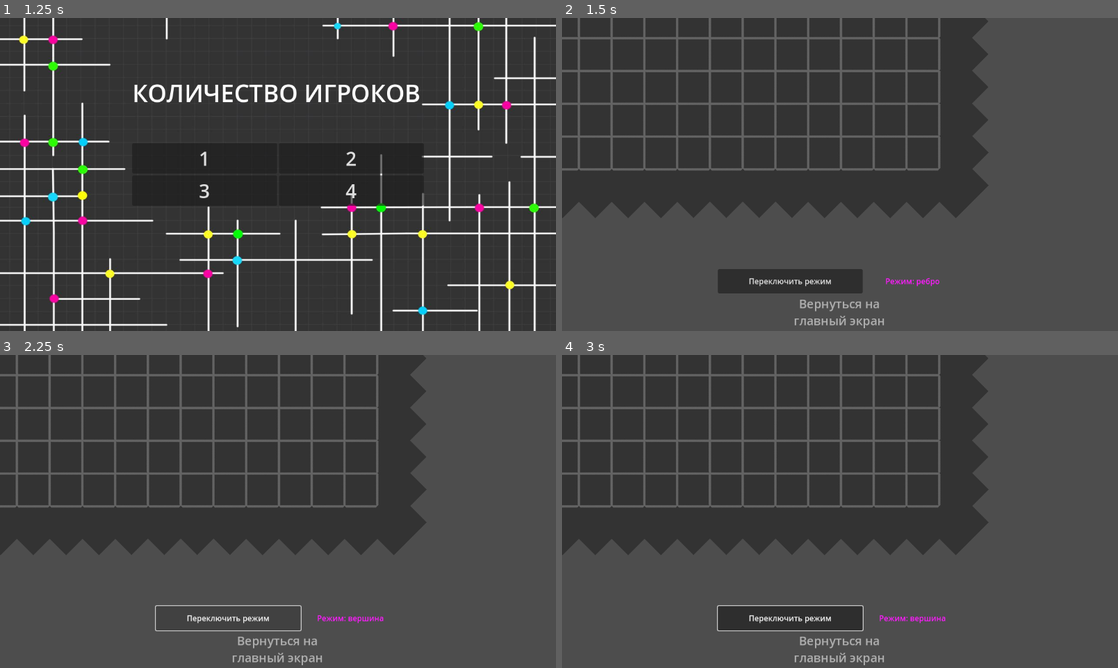
Above: before the commit, frames 1-4 (two rows, left to right).
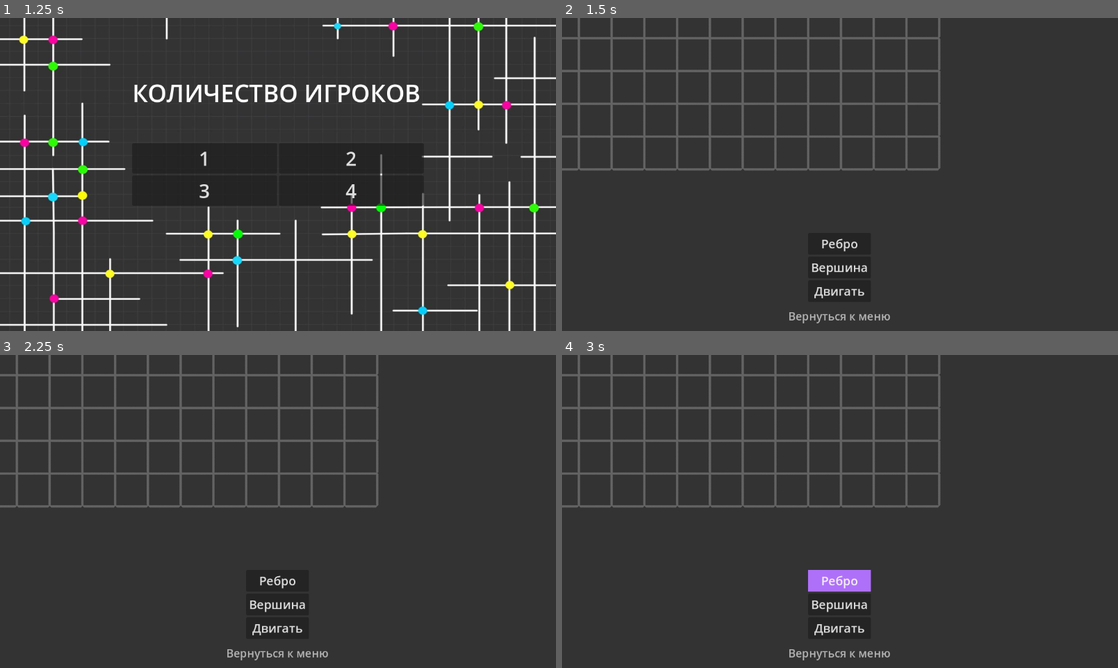
Above: after the commit, the same moments.

Repository: Rwarazor/UnknotGame
Game: Godot game, scene res://Scenes/menu.tscn
Two runs of this game, one before a commit and one after it. Both use one fixed random seed, a clock stepped at 60 frames per second and the inputs below.
Inputs (mouse positions are in pixels of both pictures, inside the frame that each line leads up to):
- Up to frame 1 (1.25 s): click "Новая игра" at 0.5 s
- Up to frame 2 (1.5 s): click "1" at 1.25 s
- Up to frame 3 (2.25 s): click (227, 617) at 2 s, where only the run before the commit has a clickable "Переключить режим"
- Up to frame 4 (3 s): click (840, 580) at 2.75 s, where only the run after the commit has a clickable "Ребро"

Frame 1 is identical in both runs. In frame 2, 52% of the frame differs, in the area x 0-100%, y 0-100%; in frame 3, 52%; in frame 4, 52%.
Error before the commit: Invalid call. Nonexistent function 'reset' in base 'Node'. (res://Scripts/game.gd:68)
Error after the commit: Invalid call. Nonexistent function 'reset' in base 'Node'. (res://Scripts/game.gd:72)

Commit message:
Game buttons added

Diff:
--- a/project/Scenes/game.tscn
+++ b/project/Scenes/game.tscn
@@ -20,21 +20,47 @@
 [ext_resource type="Texture2D" uid="uid://cjvdiee0psnw1" path="res://assets/tiles/edgeTileColor.png" id="11_pmc3y"]
 [ext_resource type="Texture2D" uid="uid://tn4qo46xgkfq" path="res://assets/tiles/edgeTileColorAlt.png" id="12_0jeec"]
 
-[sub_resource type="StyleBoxEmpty" id="StyleBoxEmpty_acbo1"]
-
-[sub_resource type="StyleBoxEmpty" id="StyleBoxEmpty_ct1wx"]
-
-[sub_resource type="StyleBoxEmpty" id="StyleBoxEmpty_s11b3"]
-
-[sub_resource type="StyleBoxEmpty" id="StyleBoxEmpty_bfpio"]
+[sub_resource type="StyleBoxFlat" id="StyleBoxFlat_1pxdb"]
+bg_color = Color(0.705882, 0.443137, 1, 0.901961)
+
+[sub_resource type="StyleBoxFlat" id="StyleBoxFlat_pbe13"]
+bg_color = Color(0.654902, 0.478431, 1, 0.686275)
+
+[sub_resource type="Theme" id="Theme_mbece"]
+Button/styles/focus = SubResource("StyleBoxFlat_1pxdb")
+Button/styles/hover = SubResource("StyleBoxFlat_pbe13")
+
+[sub_resource type="StyleBoxFlat" id="StyleBoxFlat_jmeyu"]
+bg_color = Color(0.313726, 0.745098, 0.219608, 0.854902)
+
+[sub_resource type="StyleBoxFlat" id="StyleBoxFlat_uoglr"]
+bg_color = Color(0.331044, 0.910394, 0.186062, 0.580392)
+
+[sub_resource type="Theme" id="Theme_0lt5d"]
+Button/styles/focus = SubResource("StyleBoxFlat_jmeyu")
+Button/styles/hover = SubResource("StyleBoxFlat_uoglr")
+
+[sub_resource type="StyleBoxFlat" id="StyleBoxFlat_dtqml"]
+bg_color = Color(0.32549, 0.596078, 1, 0.894118)
+
+[sub_resource type="StyleBoxFlat" id="StyleBoxFlat_24vg0"]
+bg_color = Color(0.294118, 0.619608, 0.92549, 0.705882)
+
+[sub_resource type="Theme" id="Theme_7gur6"]
+Button/styles/focus = SubResource("StyleBoxFlat_dtqml")
+Button/styles/hover = SubResource("StyleBoxFlat_24vg0")
+
+[sub_resource type="StyleBoxFlat" id="StyleBoxFlat_d2qaa"]
+bg_color = Color(0.6, 0.6, 0.6, 0)
+draw_center = false
+
+[sub_resource type="StyleBoxEmpty" id="StyleBoxEmpty_iwb36"]
 
 [sub_resource type="Theme" id="Theme_51ieo"]
-Button/colors/font_color = Color(0.690196, 0.690196, 0.690196, 1)
+Button/colors/font_color = Color(1, 1, 1, 0.635294)
 Button/font_sizes/font_size = 25
-Button/styles/focus = SubResource("StyleBoxEmpty_acbo1")
-Button/styles/hover = SubResource("StyleBoxEmpty_ct1wx")
-Button/styles/normal = SubResource("StyleBoxEmpty_s11b3")
-Button/styles/pressed = SubResource("StyleBoxEmpty_bfpio")
+Button/styles/hover = SubResource("StyleBoxFlat_d2qaa")
+Button/styles/normal = SubResource("StyleBoxEmpty_iwb36")
 
 [sub_resource type="TileSetAtlasSource" id="TileSetAtlasSource_ki6yq"]
 texture = ExtResource("3_1fxtn")
@@ -146,8 +172,9 @@
 size_flags_vertical = 8
 
 [node name="VBoxContainer" type="VBoxContainer" parent="UI/MarginContainer"]
-custom_minimum_size = Vector2(300, 50)
-layout_mode = 2
+custom_minimum_size = Vector2(200, 200)
+layout_mode = 2
+size_flags_horizontal = 4
 size_flags_vertical = 8
 alignment = 1
 
@@ -155,35 +182,58 @@
 layout_mode = 2
 alignment = 1
 
-[node name="Button" type="Button" parent="UI/MarginContainer/VBoxContainer/HBoxContainer"]
-custom_minimum_size = Vector2(300, 50)
-layout_mode = 2
-text = "Переключить режим
-"
-
-[node name="Label" type="Label" parent="UI/MarginContainer/VBoxContainer/HBoxContainer"]
-modulate = Color(1, 0.105882, 1, 1)
-custom_minimum_size = Vector2(200, 0)
-layout_mode = 2
-text = "Режим: ребро"
-horizontal_alignment = 1
+[node name="edgeButton" type="Button" parent="UI/MarginContainer/VBoxContainer/HBoxContainer"]
+custom_minimum_size = Vector2(130, 45)
+layout_mode = 2
+size_flags_horizontal = 0
+theme = SubResource("Theme_mbece")
+theme_override_font_sizes/font_size = 25
+text = "Ребро"
+
+[node name="HBoxContainer2" type="HBoxContainer" parent="UI/MarginContainer/VBoxContainer"]
+layout_mode = 2
+alignment = 1
+
+[node name="vertexButton" type="Button" parent="UI/MarginContainer/VBoxContainer/HBoxContainer2"]
+custom_minimum_size = Vector2(130, 45)
+layout_mode = 2
+theme = SubResource("Theme_0lt5d")
+theme_override_font_sizes/font_size = 25
+text = "Вершина"
+
+[node name="HBoxContainer3" type="HBoxContainer" parent="UI/MarginContainer/VBoxContainer"]
+layout_mode = 2
+alignment = 1
+
+[node name="moveButton" type="Button" parent="UI/MarginContainer/VBoxContainer/HBoxContainer3"]
+custom_minimum_size = Vector2(130, 45)
+layout_mode = 2
+theme = SubResource("Theme_7gur6")
+theme_override_font_sizes/font_size = 25
+text = "Двигать"
 
 [node name="BackToMenuButton" type="Button" parent="UI/MarginContainer/VBoxContainer"]
-custom_minimum_size = Vector2(300, 50)
-layout_mode = 2
-size_flags_vertical = 4
+custom_minimum_size = Vector2(220, 50)
+layout_mode = 2
+size_flags_horizontal = 4
+size_flags_vertical = 8
 theme = SubResource("Theme_51ieo")
-text = "Вернуться на
-главный экран"
+theme_override_font_sizes/font_size = 23
+text = "Вернуться к меню"
+icon_alignment = 1
 
 [node name="TextureRect" type="TextureRect" parent="."]
 anchors_preset = 15
 anchor_right = 1.0
 anchor_bottom = 1.0
+offset_left = -1078.0
+offset_top = -1279.0
+offset_right = 1813.0
+offset_bottom = 1849.0
 grow_horizontal = 2
 grow_vertical = 2
 texture = ExtResource("3_1dlq8")
-expand_mode = 1
+expand_mode = 3
 
 [node name="EdgeTileMap" type="TileMap" parent="."]
 position = Vector2(679, -1400)
@@ -201,7 +251,9 @@
 format = 2
 script = ExtResource("9_l4svq")
 
-[connection signal="pressed" from="UI/MarginContainer/VBoxContainer/HBoxContainer/Button" to="." method="_on_switch_turn_mode_button_pressed"]
+[connection signal="pressed" from="UI/MarginContainer/VBoxContainer/HBoxContainer/edgeButton" to="." method="_on_edge_button_pressed"]
+[connection signal="pressed" from="UI/MarginContainer/VBoxContainer/HBoxContainer2/vertexButton" to="." method="_on_vertex_button_pressed"]
+[connection signal="pressed" from="UI/MarginContainer/VBoxContainer/HBoxContainer3/moveButton" to="." method="_on_move_button_pressed"]
 [connection signal="pressed" from="UI/MarginContainer/VBoxContainer/BackToMenuButton" to="." method="_on_back_to_menu_button_pressed"]
 [connection signal="edgeHovered" from="EdgeTileMap" to="." method="_on_edge_hovered"]
 [connection signal="edgePressed" from="EdgeTileMap" to="." method="_on_edge_pressed"]
--- a/project/Scripts/game.gd
+++ b/project/Scripts/game.gd
@@ -32,22 +32,26 @@
 var VERTEX_TILE_HOVERED = 1
 var VERTEX_TILE_SELECTED = 2
 
-func _on_back_to_menu_button_pressed():
-	get_tree().change_scene_to_file("res://Scenes/menu.tscn")
-
-func _on_switch_turn_mode_button_pressed() -> void:
-	if current_state == STATE.DRAG:
-		current_state = STATE.START_SELECTING_EDGES
-		$UI/MarginContainer/VBoxContainer/HBoxContainer/Label.text = "Режим: ребро"
-	elif current_state < STATE.SELECT_VERTEX:
-		current_state = STATE.SELECT_VERTEX
-		$UI/MarginContainer/VBoxContainer/HBoxContainer/Label.text = "Режим: вершина"
-	else:
-		current_state = STATE.DRAG
-		$UI/MarginContainer/VBoxContainer/HBoxContainer/Label.text = "Режим: рука"
+func _refresh_state():
 	_clear_edge_tiles()
 	_clear_vertex_tiles()
 	$Zoom.allow_dragging = (current_state == STATE.DRAG)
+
+func _on_back_to_menu_button_pressed():
+	get_tree().change_scene_to_file("res://Scenes/menu.tscn")
+
+func _on_edge_button_pressed():
+	current_state = STATE.START_SELECTING_EDGES
+	_refresh_state()
+
+func _on_vertex_button_pressed():
+	current_state = STATE.SELECT_VERTEX
+	_refresh_state()
+
+func _on_move_button_pressed():
+	current_state = STATE.DRAG
+	_refresh_state()
+
 
 var player_colors = []
 
Not shown: 1 places in project/Scenes/game.tscn that only renumber resources
Not shown: 1 places in project/Scenes/rules.tscn that only renumber resources
